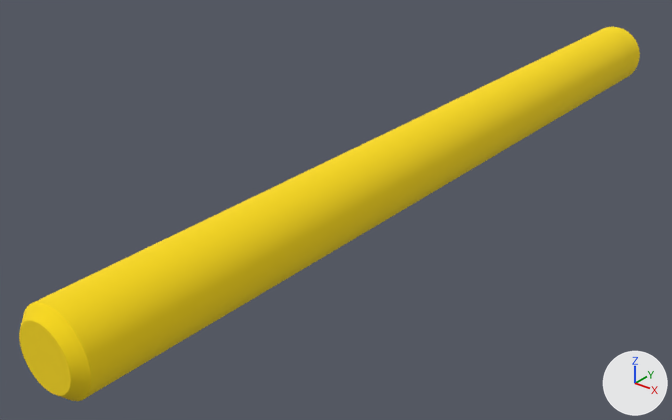
The OBJ model assets/factory/mesh/factory_insertion/factory_round_peg_4mm_tight.obj: old version first, new version second.
Before and after are seen from a camera (50 mm lens) standing at (0.0258, -0.0653, 0.0196) and looking at (-0.0031, -0.0292, -0.0028). Arrows for +X, +Y and +Z are at lower right; the lights stay in place. Where no turn or scale is listed for an object, it has been applied to the vertices.
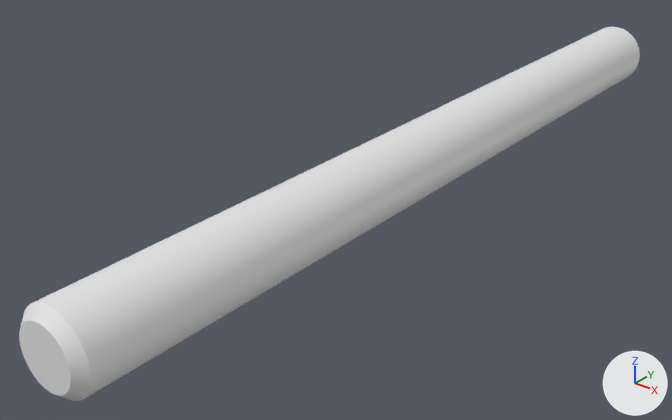
Boxes [x1, y1, x2, y2] around the edits, measured in the pictures (672 x 420 px):
'mesh2', recoloured (yellow to white)
    both: [33, 27, 640, 398]
'mesh0', recoloured (yellow to grey)
    both: [19, 321, 71, 396]
'mesh1', recoloured (yellow to white)
    both: [20, 302, 91, 401]

Edits to the bpy script that builds the scene:
```text
Change me_mesh0:
    where me_mesh0.from_pydata(...)  # 145 vertices, 144 faces; spans x -0.0015..0.0015, y -0.05, z -0.0015..0.0015
    remove me_mesh0.materials.append(mat_0_980392_0_713725_0_003922_0_000000_0_000000)  # yellow #fddc0d
Change me_mesh1:
    where me_mesh1.from_pydata(...)  # 288 vertices, 288 faces; spans x -0.002..0.002, y -0.05..-0.0495, z -0.002..0.002
    remove me_mesh1.materials.append(mat_0_980392_0_713725_0_003922_0_000000_0_000000)  # yellow #fddc0d
Change me_mesh2:
    where me_mesh2.from_pydata(...)  # 288 vertices, 288 faces; spans x -0.002..0.002, y -0.0495..-0.0005, z -0.002..0.002
    remove me_mesh2.materials.append(mat_0_980392_0_713725_0_003922_0_000000_0_000000)  # yellow #fddc0d
```
